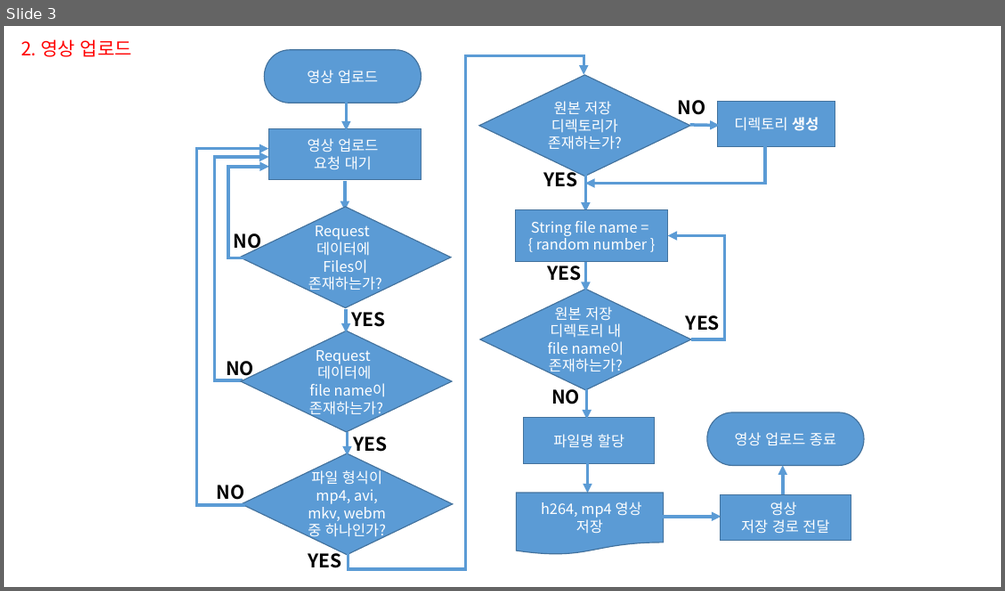
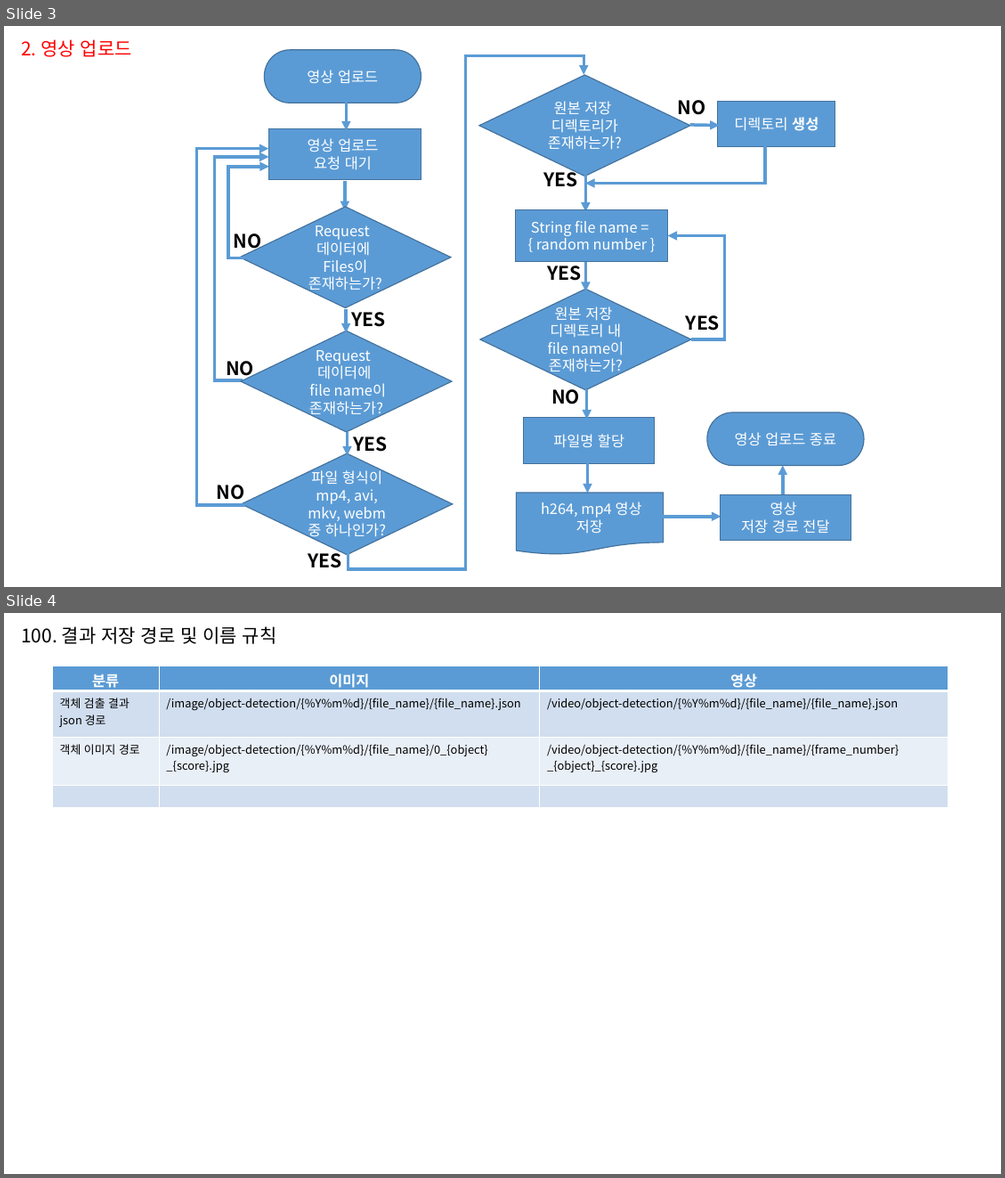
Before and after one commit to sweetleejoohyun/toy_backend, a slide deck: docs/순서도.pptx. Shown one above the other, each under a label of ours: slide 3 before the commit, slides 3 and 4 after it. The pictures are 1005x591 and 1005x1178 pixels, drawn with LibreOffice and Linux fonts; fonts in the diff are those of the drawing. Boxes give left, top, right and bottom in pixels: in the first picture for what was removed or moved away, otherwise in the second. Text is boxed around its words. In the diff, an @@ line names an element or a change of style, - is before the commit and + after.

Commit message:
객체검출 모델 정리 및 결과 저장 네이밍규칙 추가

```diff
--- a/docs/순서도.pptx
+++ b/docs/순서도.pptx
@@ slide 4 added at [4,613,1001,1174], background #FFFFFF @@
@@ text added at [21,626,277,644], 18 pt, text #000000 @@
+100. 결과 저장 경로 및 이름 규칙
@@ table added at [53,666,948,808], 4 rows, 3 columns @@
+분류 | 이미지 | 영상
+객체 검출 결과 / json 경로 | /image/object-detection/{%Y%m%d}/{file_name}/{file_name}.json | /video/object-detection/{%Y%m%d}/{file_name}/{file_name}.json
+객체 이미지 경로 | /image/object-detection/{%Y%m%d}/{file_name}/0_{object}_{score}.jpg | /video/object-detection/{%Y%m%d}/{file_name}/{frame_number}_{object}_{score}.jpg
+ |  | 
```
Also in this commit, not shown: 1 other slide added.
